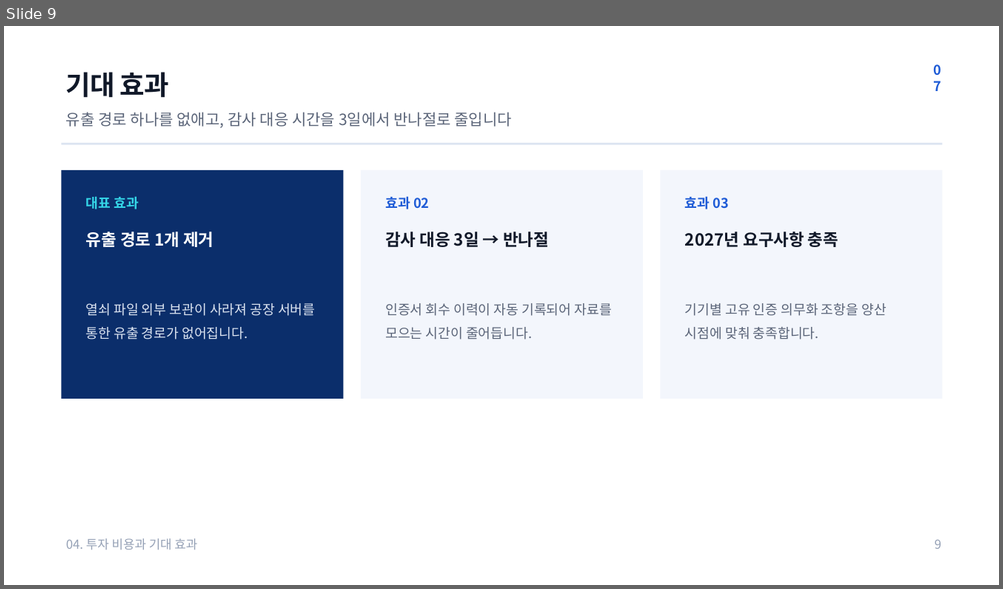
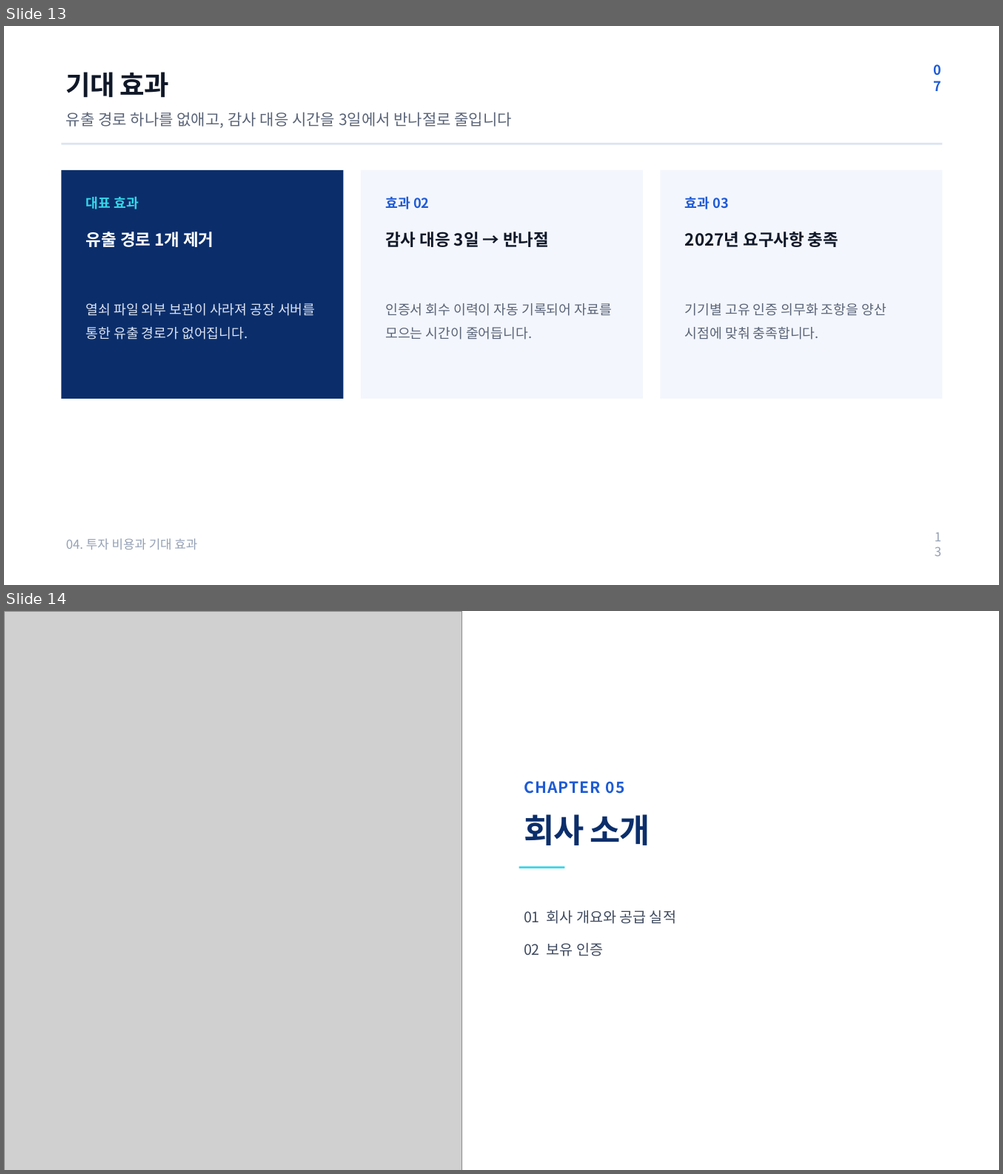
Before and after one commit to team-datapopcorn/datapopcorn-datahub, a slide deck: public-dataset/ppt/example_proposal_deck.pptx. Shown one above the other, each under a label of ours: slide 9 before the commit, slides 13 and 14 after it. The pictures are 1003x589 and 1003x1174 pixels, drawn with LibreOffice and Linux fonts; fonts in the diff are those of the drawing; grey boxes stand for pictures. Boxes give left, top, right and bottom in pixels: in the first picture for what was removed or moved away, otherwise in the second. Text is boxed around its words. In the diff, an @@ line names an element or a change of style, - is before the commit and + after.

```diff
--- a/public-dataset/ppt/example_proposal_deck.pptx
+++ b/public-dataset/ppt/example_proposal_deck.pptx
@@ slide 14 added at bbox=[4, 611, 999, 1170], background #FFFFFF @@
@@ picture added at bbox=[4, 611, 461, 1170] @@
@@ text added at bbox=[523, 781, 625, 794], 22.5 pt, text #1E5BD6, bold @@
+CHAPTER 05
@@ text added at bbox=[523, 815, 649, 846], 48 pt, text #0B2E6B, bold @@
+회사 소개
@@ rectangle added at bbox=[519, 866, 564, 869], fill #35D6E8 @@
@@ text added at bbox=[523, 910, 676, 957], 21 pt, text #3F4A5F @@
+01 회사 개요와 공급 실적
+02 보유 인증
@@ what was slide 9 is now slide 13 @@
@@ slide 13 changed as well @@
@@ text at bbox=[934, 540, 941, 549]: text changed @@
-9
+13
```
Also in this commit, not shown: 10 other slides changed, 5 other slides added, 4 other files.
